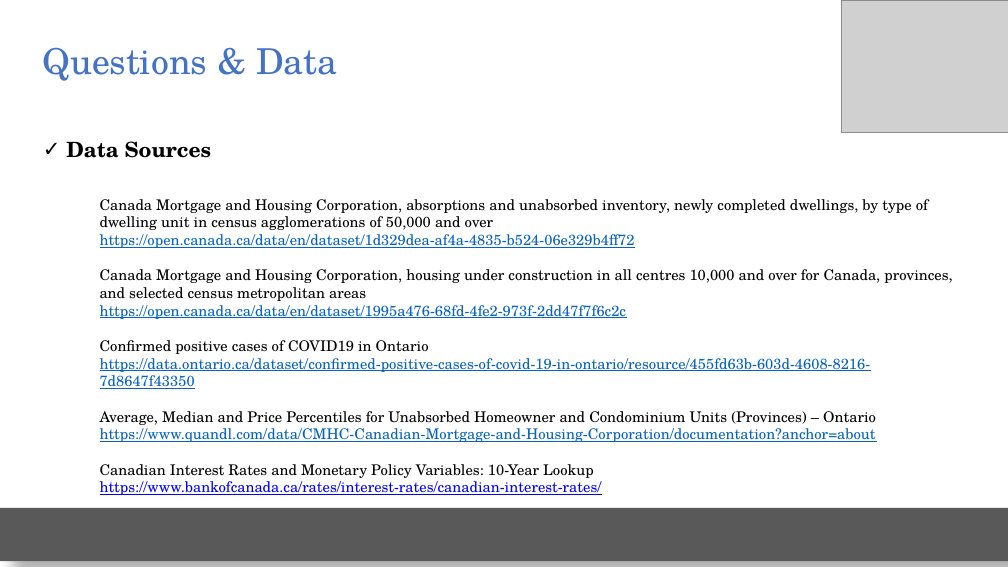
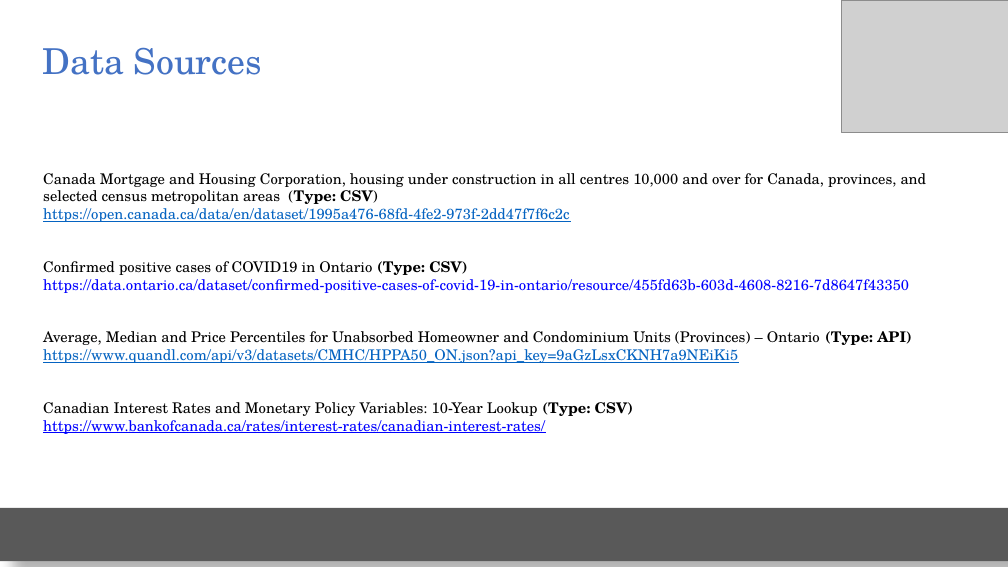
Before and after one commit to elubanska/GTA_real_estate_market, a slide deck: slide 3 of Real Estate Mkt.pptx (slide 5 before the commit). Drawn at 1008x567 pixels with LibreOffice and Linux fonts; fonts in the diff are those of the drawing; grey boxes stand for pictures. Boxes give left, top, right and bottom in pixels: in the first picture for what was removed or moved away, otherwise in the second. Text is boxed around its words. In the diff, an @@ line names an element or a change of style, - is before the commit and + after.

Commit message:
v2

```diff
--- a/Real Estate Mkt.pptx
+++ b/Real Estate Mkt.pptx
@@ text at bbox=[43, 47, 262, 75]: text changed @@
-Questions & Data
+Data Sources
@@ text "Canada Mortgage and Housing Corporation, ...": place and size @@
-text "Canada Mortgage and Housing Corporation, ..." at bbox=[66, 141, 952, 495]
+text "Canada Mortgage and Housing Corporation, ..." at bbox=[43, 173, 927, 434]
@@ text at bbox=[43, 173, 927, 275]: text changed @@
-✓ Data Sources
-  Canada Mortgage and Housing Corporation, absorptions and unabsorbed inventory, newly completed dwellings, by type of dwelling unit in census agglomerations of 50,000 and over
-  https://open.canada.ca/data/en/dataset/1d329dea-af4a-4835-b524-06e329b4ff72
-  Canada Mortgage and Housing Corporation, housing under construction in all centres 10,000 and over for Canada, provinces, and selected census metropolitan areas
-  https://open.canada.ca/data/en/dataset/1995a476-68fd-4fe2-973f-2dd47f7f6c2c
-  Confirmed positive cases of COVID19 in Ontario
+  Canada Mortgage and Housing Corporation, housing under construction in all centres 10,000 and over for Canada, provinces, and selected census metropolitan areas (Type: CSV)
+  https://open.canada.ca/data/en/dataset/1995a476-68fd-4fe2-973f-2dd47f7f6c2c
+  Confirmed positive cases of COVID19 in Ontario (Type: CSV)
@@ text at bbox=[43, 279, 909, 293]: text colour #0563C1 to #0000FF, underline off in "https://data.ontario.ca/dataset/confirmed-positive-cases-of- ..." @@
@@ text at bbox=[43, 331, 912, 416]: text changed @@
-  Average, Median and Price Percentiles for Unabsorbed Homeowner and Condominium Units (Provinces) – Ontario
-  https://www.quandl.com/data/CMHC-Canadian-Mortgage-and-Housing-Corporation/documentation?anchor=about
-  Canadian Interest Rates and Monetary Policy Variables: 10-Year Lookup
+  Average, Median and Price Percentiles for Unabsorbed Homeowner and Condominium Units (Provinces) – Ontario (Type: API)
+  https://www.quandl.com/api/v3/datasets/CMHC/HPPA50_ON.json?api_key=9aGzLsxCKNH7a9NEiKi5
+  Canadian Interest Rates and Monetary Policy Variables: 10-Year Lookup (Type: CSV)
```
Also in this commit, not shown: 3 other slides changed, 1 slide added, 4 slides removed.
